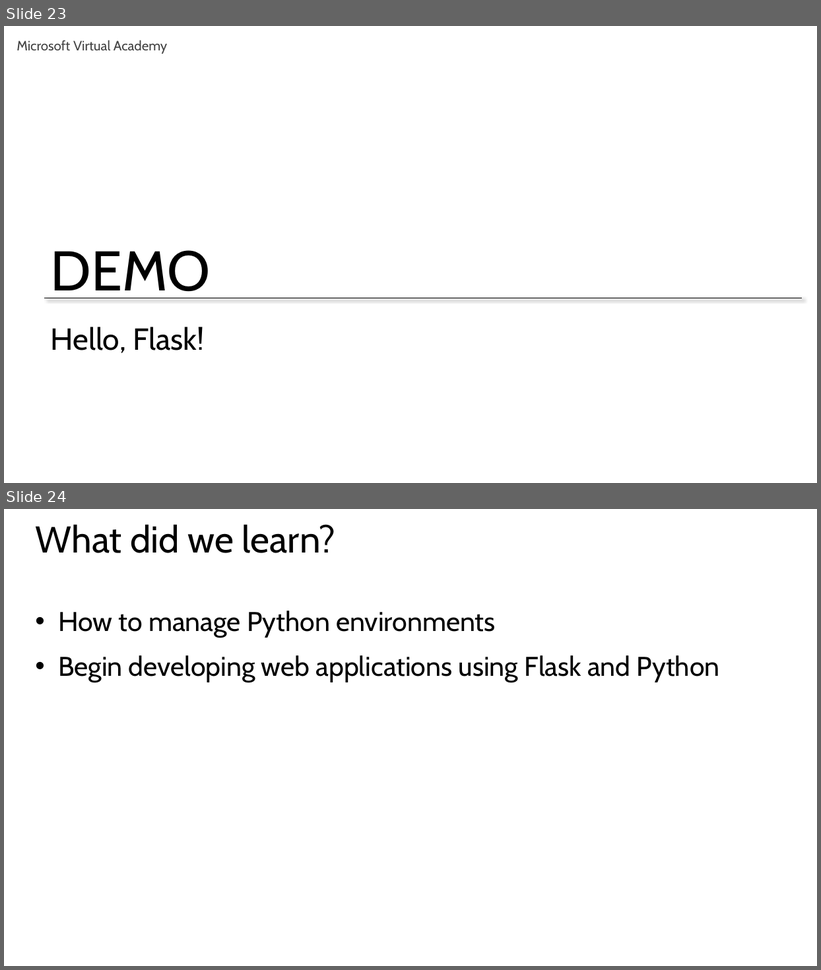
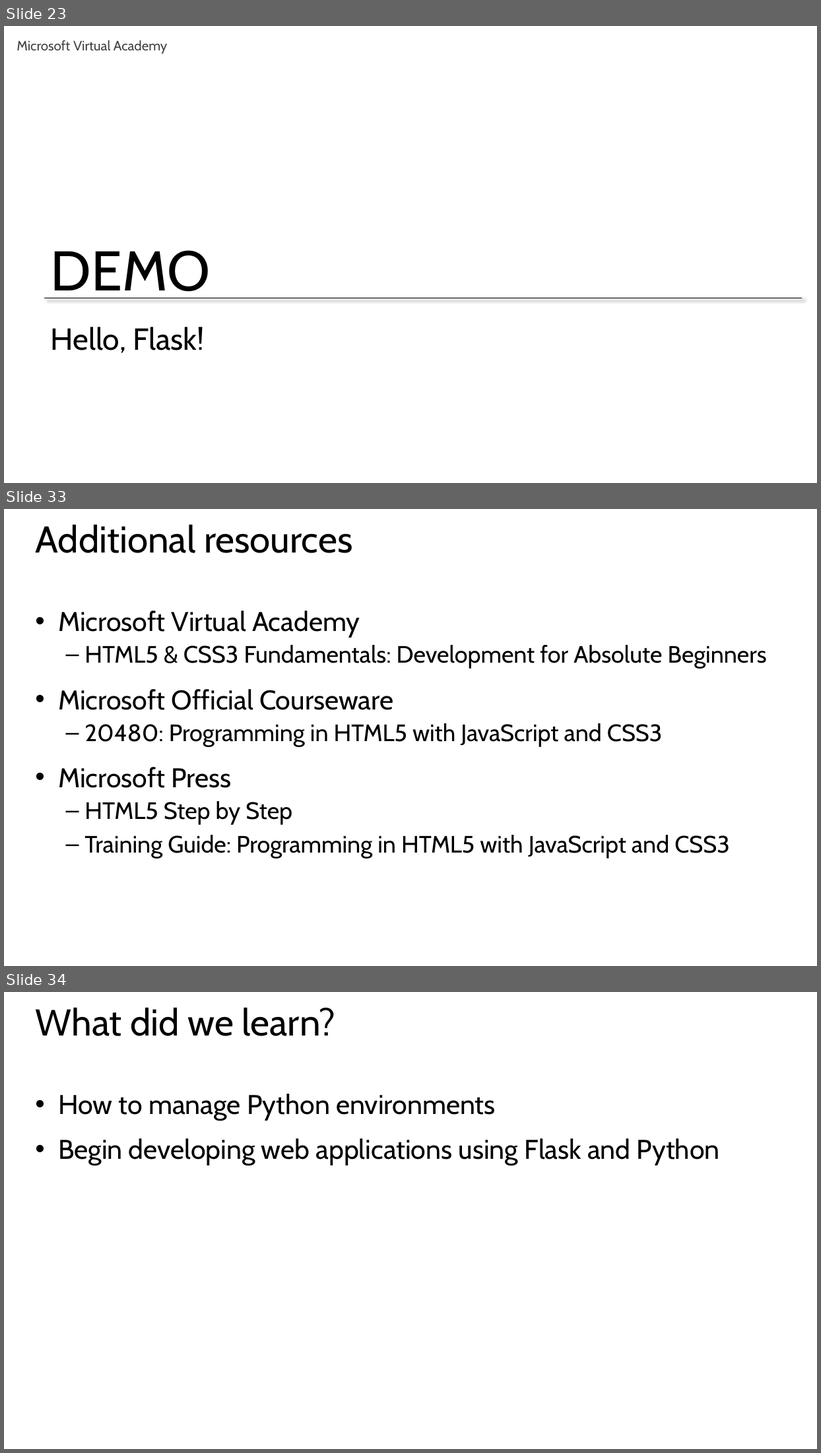
Before and after one commit to GeekTrainer/Flask, a slide deck: Slides/Module 1 - Introduction to Flask.pptx. Shown one above the other, each under a label of ours: slides 23 and 24 before the commit, slides 23, 33 and 34 after it; the slides between them are not shown. The pictures are 821x970 and 821x1453 pixels, drawn with LibreOffice and Linux fonts; fonts in the diff are those of the drawing. Boxes give left, top, right and bottom in pixels: in the first picture for what was removed or moved away, otherwise in the second. Text is boxed around its words. In the diff, an @@ line names an element or a change of style, - is before the commit and + after.

```diff
--- a/Slides/Module 1 - Introduction to Flask.pptx
+++ b/Slides/Module 1 - Introduction to Flask.pptx
@@ slide 33 added at box(4, 509, 817, 966), background #FFFFFF @@
@@ title added at box(36, 524, 352, 553), 44 pt, text #000000 @@
+Additional resources
@@ text added at box(58, 611, 767, 858), 28 pt, text #000000 @@
+• Microsoft Virtual Academy
+  – HTML5 & CSS3 Fundamentals: Development for Absolute Beginners
+• Microsoft Official Courseware
+  – 20480: Programming in HTML5 with JavaScript and CSS3
+• Microsoft Press
+  – HTML5 Step by Step
+  – Training Guide: Programming in HTML5 with JavaScript and CSS3
@@ what was slide 24 is now slide 34 @@
```
Also in this commit, not shown: 1 slide changed, 9 other slides added, 1 other file.
